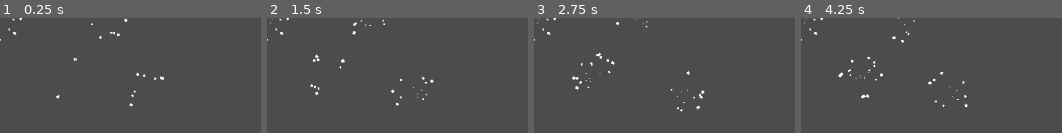
Above: before the commit, frames 1-4 (left to right).
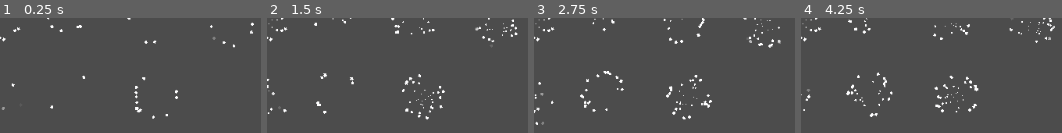
Above: after the commit, the same moments.

Repository: ktosox/EQ
Game: Godot game, scene res://Examples/particle tornado/Node2D.tscn
The game is run twice, just before and just after one commit, with the same random seed, the same clock (stepped at 60 frames per second) and the same inputs. The project has no main scene, so this scene is started directly.
Inputs (mouse positions are in pixels of both pictures, inside the frame that each line leads up to):
- Up to frame 1 (0.25 s): no input
- Up to frame 2 (1.5 s): move the mouse to (outside the picture) at 0.52 s; press the mouse at (outside the picture) at 0.53 s; release the mouse at (outside the picture) at 1.25 s; drag from (outside the picture) to (outside the picture) at 1.27 s
- Up to frame 3 (2.75 s): move the mouse to (outside the picture) at 2.02 s; press the mouse at (outside the picture) at 2.03 s
- Up to frame 4 (4.25 s): release the mouse at (outside the picture) at 2.75 s; drag from (outside the picture) to (outside the picture) at 2.77 s; move the mouse to (outside the picture) at 3.52 s; press the mouse at (outside the picture) at 3.53 s

The runs differ from the first frame. In frame 1, 1.5% of the frame differs, in the area x 0-98%, y 0-88%; in frame 2, 2.8%; in frame 3, 3.2%; in frame 4, 3.3%, in the area x 0-98%, y 0-87%.

Commit message:
ups, forgot this part

Diff:
--- a/Examples/particle tornado/Node2D.tscn
+++ b/Examples/particle tornado/Node2D.tscn
@@ -1,9 +1,9 @@
-[gd_scene load_steps=4 format=2]
+[gd_scene load_steps=6 format=2]
 
 [ext_resource path="res://Examples/particle tornado/Pixel_Particle_3.png" type="Texture" id=1]
 
 [sub_resource type="Curve" id=1]
-_data = [ Vector2( 0, 1 ), 0.0, 0.0, 0, 0, Vector2( 0.537037, 0 ), 0.0, 0.0, 0, 0 ]
+_data = [ Vector2( 0, 1 ), 0.0, 0.0, 0, 0, Vector2( 1, 0 ), 0.0, 0.0, 0, 0 ]
 
 [sub_resource type="Animation" id=2]
 resource_name = "New Anim"
@@ -22,12 +22,33 @@
 "values": [ 4.44, 4.0, 5.0, 4.44 ]
 }
 
+[sub_resource type="Animation" id=3]
+resource_name = "loop"
+length = 3.0
+loop = true
+tracks/0/type = "value"
+tracks/0/path = NodePath(".:rotation_degrees")
+tracks/0/interp = 1
+tracks/0/loop_wrap = true
+tracks/0/imported = false
+tracks/0/enabled = true
+tracks/0/keys = {
+"times": PoolRealArray( 0, 1.5, 3 ),
+"transitions": PoolRealArray( 1, 1, 1 ),
+"update": 0,
+"values": [ 0.0, 180.0, 360.0 ]
+}
+
+[sub_resource type="Gradient" id=4]
+offsets = PoolRealArray( 0, 0.111111 )
+colors = PoolColorArray( 1, 1, 1, 0, 1, 1, 1, 1 )
+
 [node name="Node2D" type="Node2D"]
 
 [node name="CPUParticles2D" type="CPUParticles2D" parent="."]
 amount = 90
 lifetime = 4.0
-speed_scale = 4.44092
+speed_scale = 4.99464
 texture = ExtResource( 1 )
 spread = 0.0
 gravity = Vector2( 0, 0 )
@@ -40,7 +61,7 @@
 "anims/New Anim" = SubResource( 2 )
 
 [node name="CPUParticles2D2" type="CPUParticles2D" parent="."]
-position = Vector2( 133.38, 1.67248 )
+position = Vector2( 84.2873, -9.60567 )
 amount = 30
 texture = ExtResource( 1 )
 spread = 0.0
@@ -55,7 +76,7 @@
 scale_amount_curve = SubResource( 1 )
 
 [node name="CPUParticles2D4" type="CPUParticles2D" parent="."]
-position = Vector2( 188.975, 97.1105 )
+position = Vector2( 188.975, 4.23161 )
 amount = 30
 texture = ExtResource( 1 )
 spread = 0.0
@@ -69,7 +90,7 @@
 scale_amount_curve = SubResource( 1 )
 
 [node name="CPUParticles2D3" type="CPUParticles2D" parent="."]
-position = Vector2( 77.7704, 73.5892 )
+position = Vector2( 88.3851, 96.8089 )
 amount = 50
 lifetime = 3.0
 speed_scale = 0.4
@@ -84,3 +105,62 @@
 angle = -720.0
 angle_random = 1.0
 scale_amount_curve = SubResource( 1 )
+
+[node name="CPUParticles2D5" type="CPUParticles2D" parent="."]
+position = Vector2( 198.833, 101.793 )
+rotation = 0.234887
+amount = 50
+lifetime = 2.0
+speed_scale = 2.0
+texture = ExtResource( 1 )
+emission_shape = 1
+emission_sphere_radius = 0.536456
+spread = 0.0
+gravity = Vector2( 0, 0 )
+initial_velocity = 0.0
+tangential_accel = 1.0
+tangential_accel_random = 0.5
+angle = -720.0
+angle_random = 1.0
+scale_amount_curve = SubResource( 1 )
+
+[node name="AnimationPlayer" type="AnimationPlayer" parent="CPUParticles2D5"]
+anims/loop = SubResource( 3 )
+
+[node name="CPUParticles2D6" type="CPUParticles2D" parent="."]
+position = Vector2( 295.906, 9.46786 )
+amount = 50
+lifetime = 2.0
+speed_scale = 2.0
+texture = ExtResource( 1 )
+emission_shape = 1
+emission_sphere_radius = 0.536456
+spread = 0.0
+gravity = Vector2( 0, 0 )
+initial_velocity = 0.0
+tangential_accel = 1.0
+tangential_accel_random = 0.5
+angle = -720.0
+angle_random = 1.0
+scale_amount_curve = SubResource( 1 )
+color_ramp = SubResource( 4 )
+
+[node name="CPUParticles2D7" type="CPUParticles2D" parent="."]
+position = Vector2( -11.213, 103.362 )
+amount = 40
+lifetime = 2.0
+explosiveness = 0.1
+randomness = 0.31
+texture = ExtResource( 1 )
+emission_shape = 1
+emission_sphere_radius = 11.58
+spread = 0.0
+gravity = Vector2( 0, 0 )
+initial_velocity = 0.0
+angular_velocity = 198.62
+angular_velocity_random = 0.16
+tangential_accel_random = 0.5
+angle = -720.0
+angle_random = 1.0
+scale_amount_curve = SubResource( 1 )
+color_ramp = SubResource( 4 )
